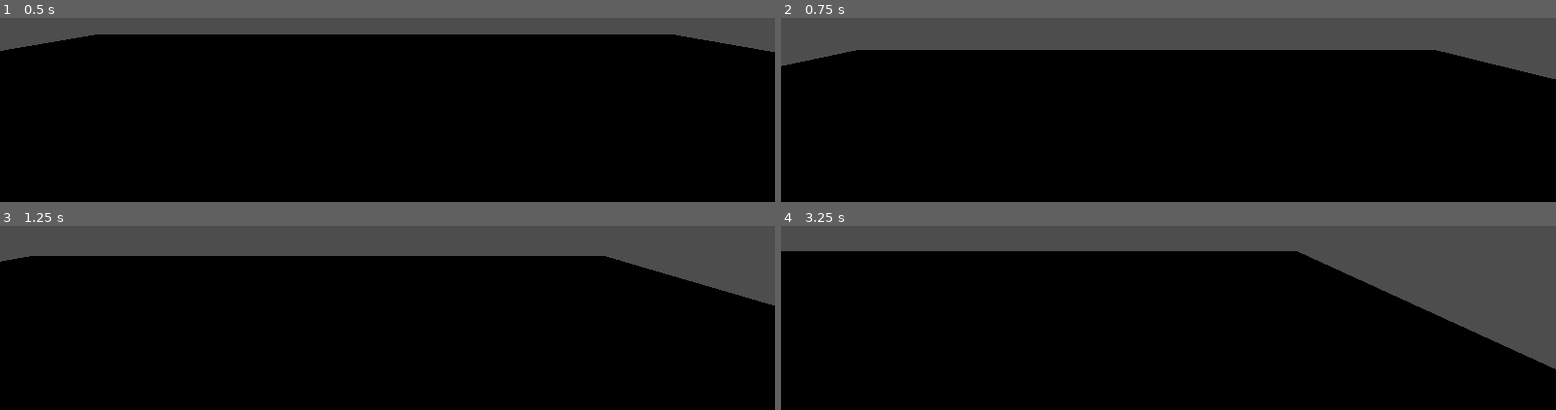
Above: before the commit, frames 1-4 (two rows, left to right).
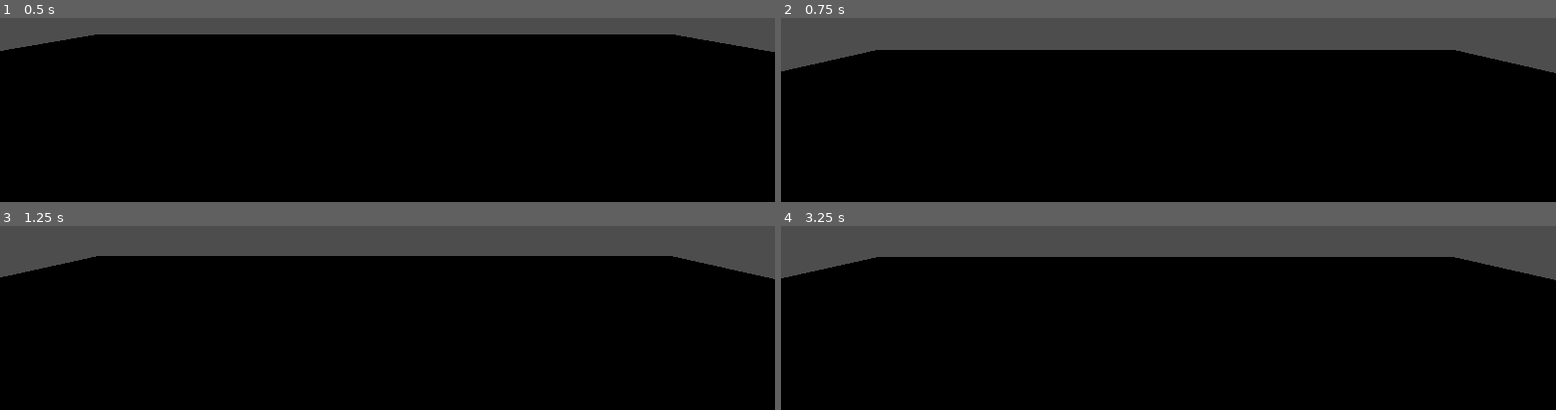
Above: after the commit, the same moments.

Repository: SolidSoups/MASQUERADE
Game: Godot game, scene res://PrototypeLevel.tscn
The game is run twice, just before and just after one commit, with the same random seed, the same clock (stepped at 60 frames per second) and the same inputs.
Inputs:
- Up to frame 1 (0.5 s): no input
- Up to frame 2 (0.75 s): tap Enter (ui_accept) at 0.5 s; hold Right (ui_right) from 0.53 s (still down)
- Up to frame 3 (1.25 s): keep holding Right (ui_right); tap Enter (ui_accept) at 0.77 s
- Up to frame 4 (3.25 s): release Right (ui_right) at 1.28 s; hold Down (ui_down) 1.28-2.03 s; tap Enter (ui_accept) at 1.52, 3.02 s; hold Right (ui_right) 2.03-2.78 s; hold Up (ui_up) from 2.78 s (still down)

Frame 1 is identical in both runs. In frame 2, 0.7% of the frame differs, in the area x 0-100%, y 17-34%; in frame 3, 2.8%; in frame 4, 12%, in the area x 0-100%, y 13-78%.

Commit message:
feat: character movement

Diff:
--- a/character_body_3d.gd
+++ b/character_body_3d.gd
@@ -16,7 +16,7 @@
 
 	# Get the input direction and handle the movement/deceleration.
 	# As good practice, you should replace UI actions with custom gameplay actions.
-	var input_dir := Input.get_vector("ui_left", "ui_right", "ui_up", "ui_down")
+	var input_dir := Input.get_vector("move_left", "move_right", "move_up", "move_down")
 	var direction := (transform.basis * Vector3(input_dir.x, 0, input_dir.y)).normalized()
 	if direction:
 		velocity.x = direction.x * SPEED
--- a/project.godot
+++ b/project.godot
@@ -17,22 +17,25 @@
 
 [input]
 
-"Move Forward"={
+move_up={
 "deadzone": 0.2,
 "events": [Object(InputEventKey,"resource_local_to_scene":false,"resource_name":"","device":-1,"window_id":0,"alt_press …(192 unchanged characters)…
 ]
 }
-"Move Left"={
+move_left={
 "deadzone": 0.2,
-"events": []
+"events": [Object(InputEventKey,"resource_local_to_scene":false,"resource_name":"","device":-1,"window_id":0,"alt_pressed":false,"shift_pressed":false,"ctrl_pressed":false,"meta_pressed":false,"pressed":false,"keycode":0,"physical_keycode":65,"key_label":0,"unicode":97,"location":0,"echo":false,"script":null)
+]
 }
-"Move Right"={
+move_right={
 "deadzone": 0.2,
-"events": []
+"events": [Object(InputEventKey,"resource_local_to_scene":false,"resource_name":"","device":-1,"window_id":0,"alt_pressed":false,"shift_pressed":false,"ctrl_pressed":false,"meta_pressed":false,"pressed":false,"keycode":0,"physical_keycode":68,"key_label":0,"unicode":100,"location":0,"echo":false,"script":null)
+]
 }
-"Move Backwards"={
+move_down={
 "deadzone": 0.2,
-"events": []
+"events": [Object(InputEventKey,"resource_local_to_scene":false,"resource_name":"","device":-1,"window_id":0,"alt_pressed":false,"shift_pressed":false,"ctrl_pressed":false,"meta_pressed":false,"pressed":false,"keycode":0,"physical_keycode":83,"key_label":0,"unicode":115,"location":0,"echo":false,"script":null)
+]
 }
 
 [physics]
